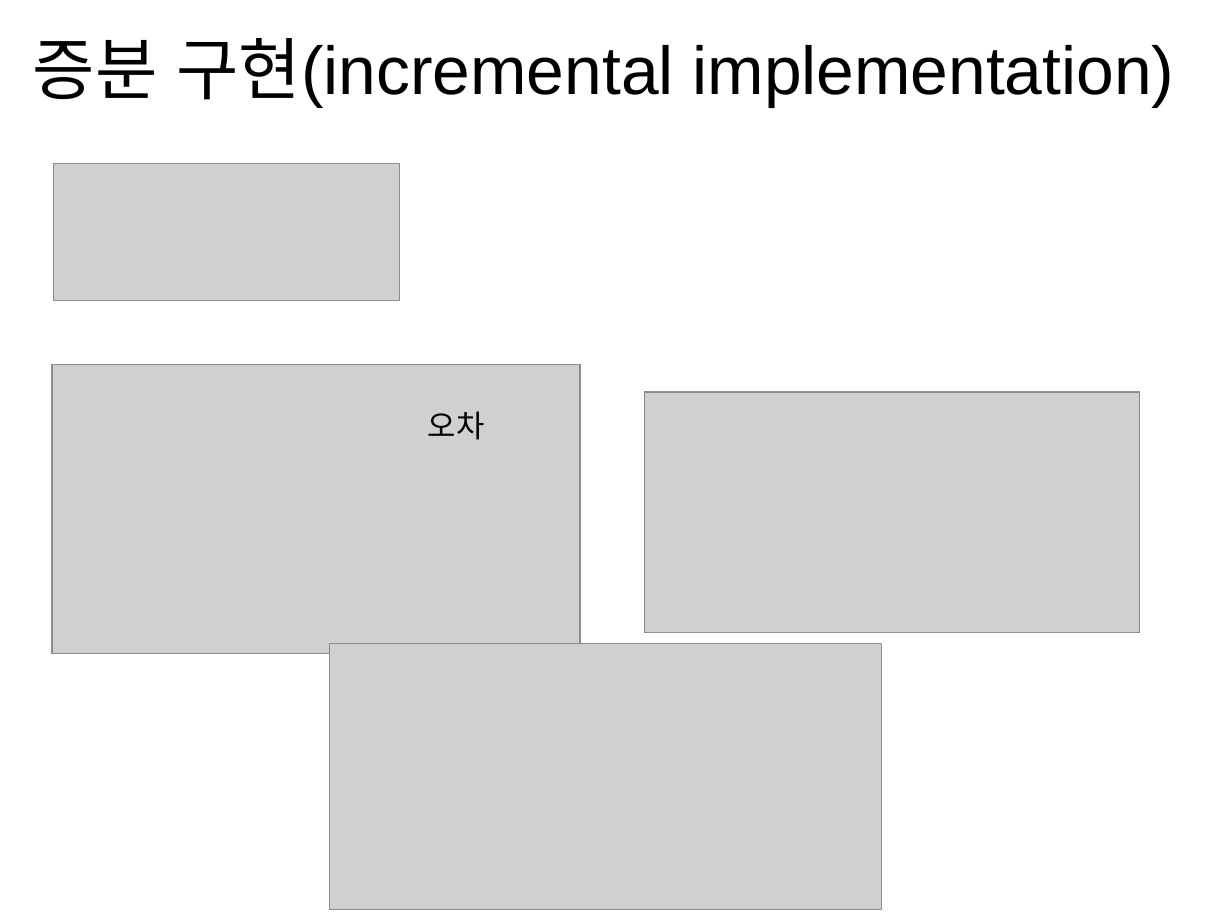
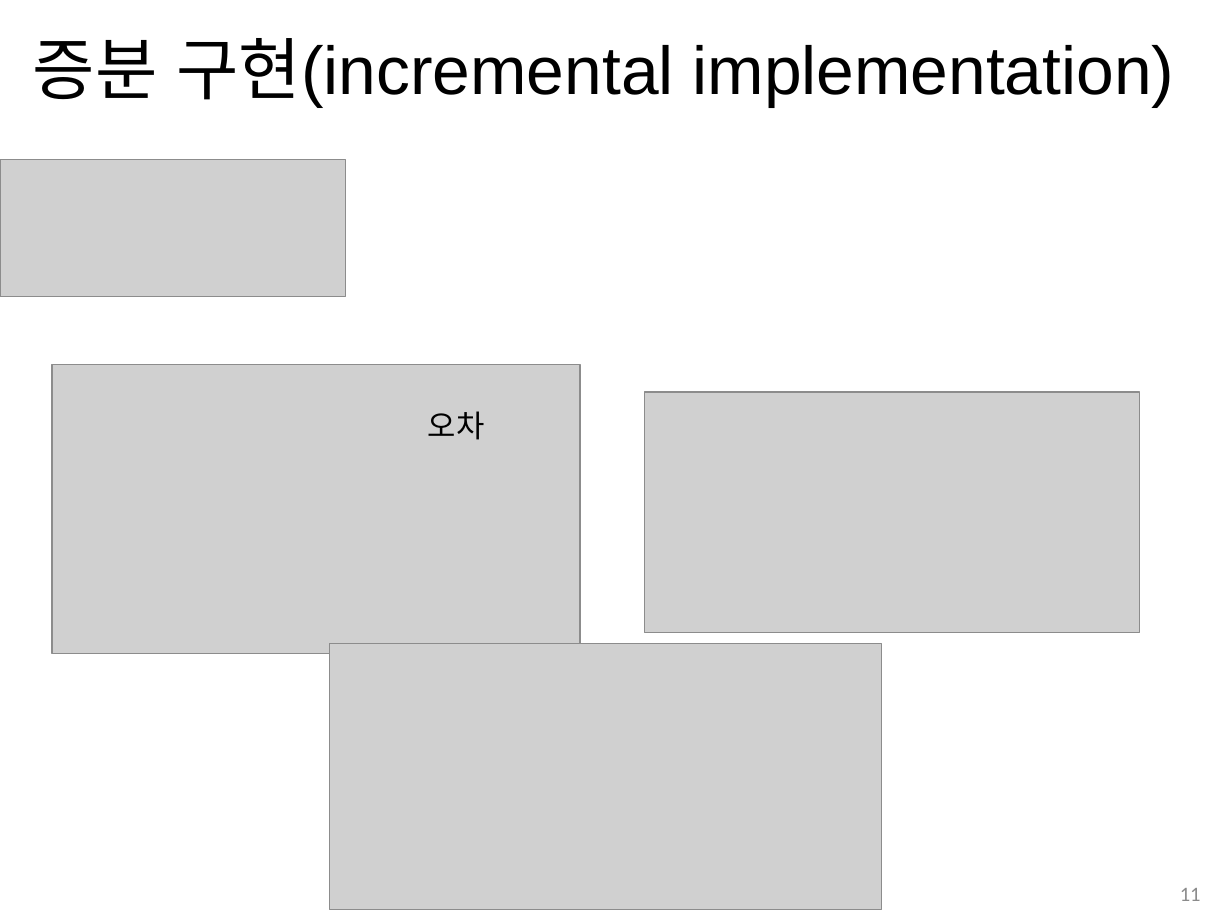
Before and after one commit to jhahncs/Class-Reinforcement-Learning, a slide deck: slide 11 of slides/강화학습_ch1_벤디트문제.pptx. Drawn at 1232x924 pixels with LibreOffice and Linux fonts; fonts in the diff are those of the drawing; grey boxes stand for pictures. Boxes give left, top, right and bottom in pixels: in the first picture for what was removed or moved away, otherwise in the second. Text is boxed around its words. In the diff, an @@ line names an element or a change of style, - is before the commit and + after.

```diff
--- a/slides/강화학습_ch1_벤디트문제.pptx
+++ b/slides/강화학습_ch1_벤디트문제.pptx
@@ picture: place and size @@
-picture at [54, 164, 400, 301]
+picture at [0, 160, 346, 297]
@@ page number added at [1180, 888, 1201, 901], 12 pt, text #8C8C8C @@
+11
```
Also in this commit, not shown: 16 other slides changed, 8 slides added, 1 other file.
